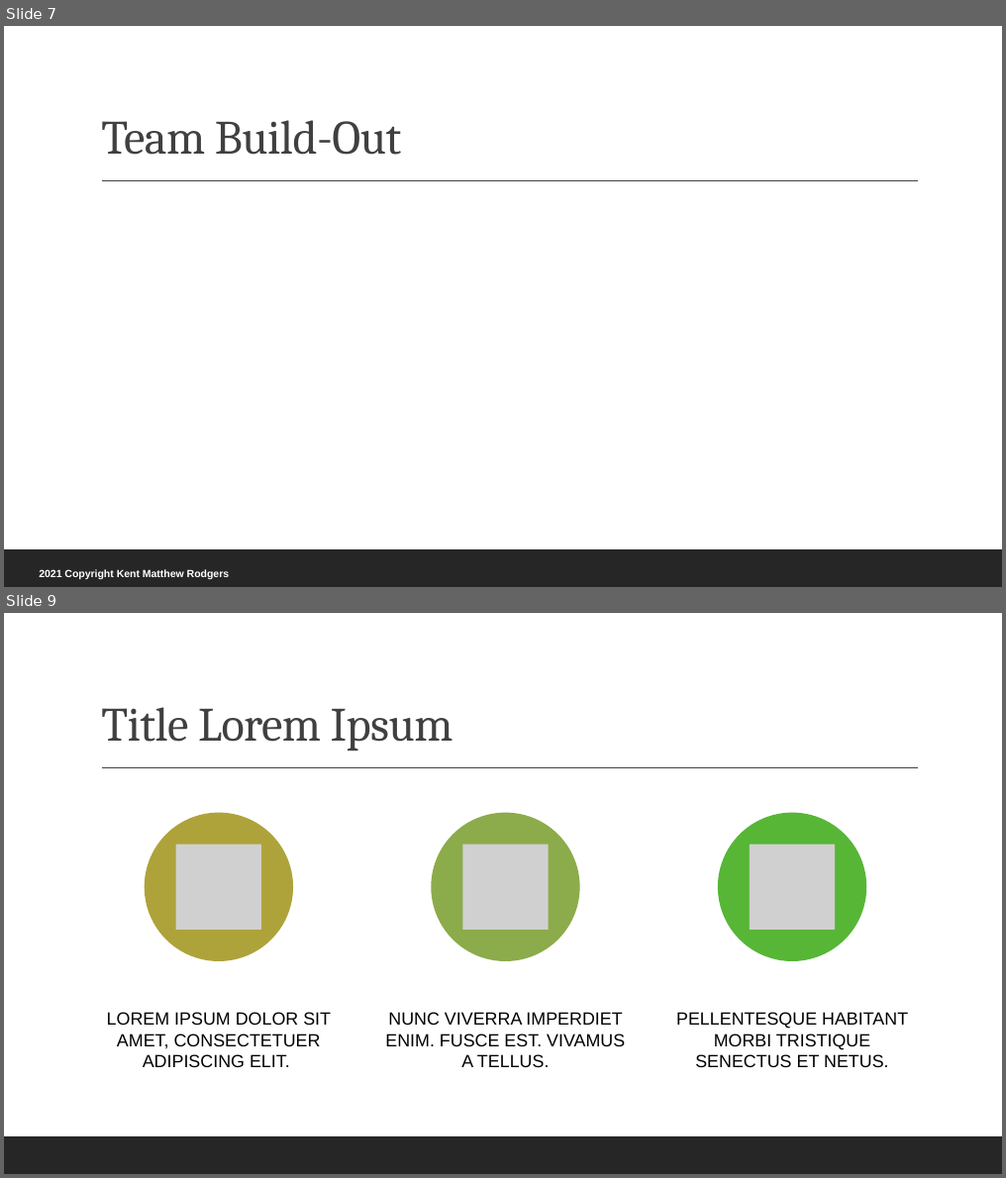
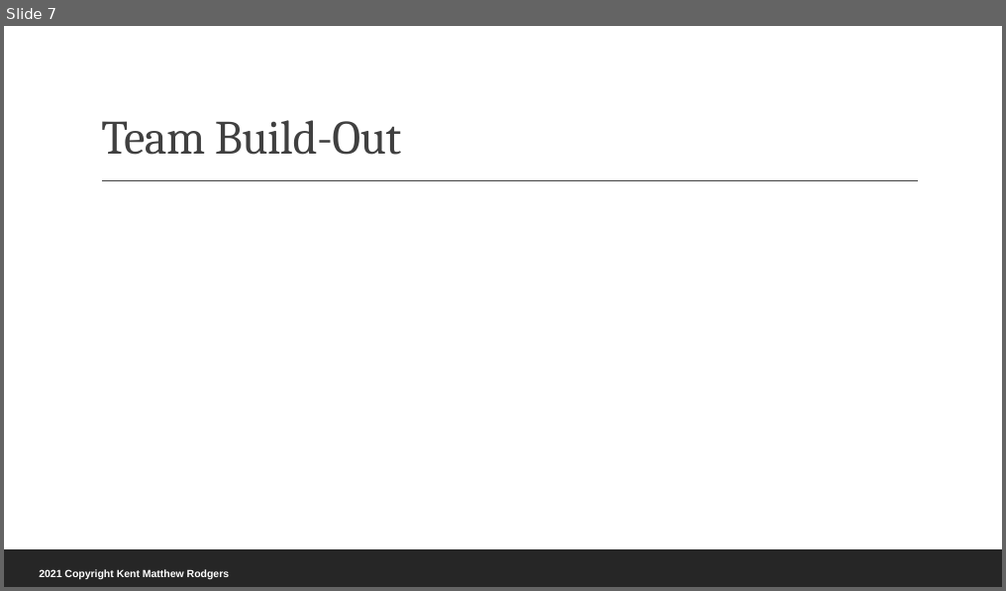
Before and after one commit to rodgerskent/package-delivery, a slide deck: 210112_PackageDelivery_Presentation.pptx. Shown one above the other, each under a label of ours: slides 7 and 9 before the commit, slide 7 after it; the slides between them are not shown. The pictures are 1006x1178 and 1006x591 pixels, drawn with LibreOffice and Linux fonts; fonts in the diff are those of the drawing; grey boxes stand for pictures. Boxes give left, top, right and bottom in pixels: in the first picture for what was removed or moved away, otherwise in the second. Text is boxed around its words. In the diff, an @@ line names an element or a change of style, - is before the commit and + after.

```diff
--- a/210112_PackageDelivery_Presentation.pptx
+++ b/210112_PackageDelivery_Presentation.pptx
@@ slide 9 removed at box(4, 613, 1002, 1174), background #FFFFFF; not listed: 2 template elements that a slide beside it also shows @@
@@ title removed at box(101, 707, 453, 751) @@
-Title Lorem Ipsum
@@ group removed at box(107, 813, 908, 1067): 3 ellipses, 3 pictures, 3 texts @@
-LOREM IPSUM DOLOR SIT AMET, CONSECTETUER ADIPISCING ELIT.
-NUNC VIVERRA IMPERDIET ENIM. FUSCE EST. VIVAMUS A TELLUS.
-PELLENTESQUE HABITANT MORBI TRISTIQUE SENECTUS ET NETUS.
```
Also in this commit, not shown: 3 slides changed, 3 other files.
